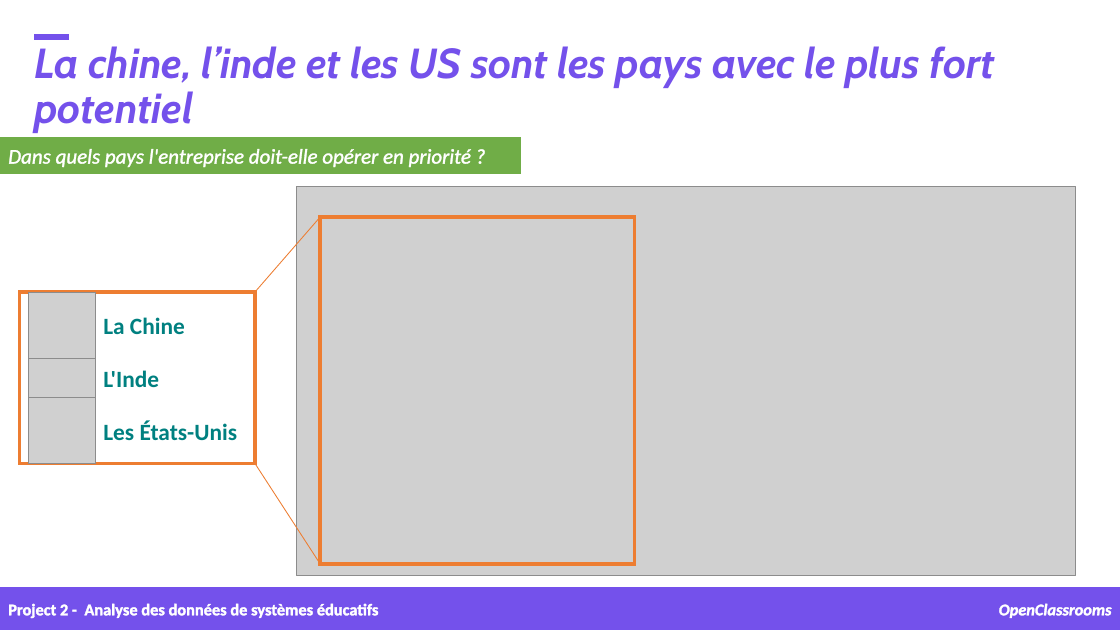
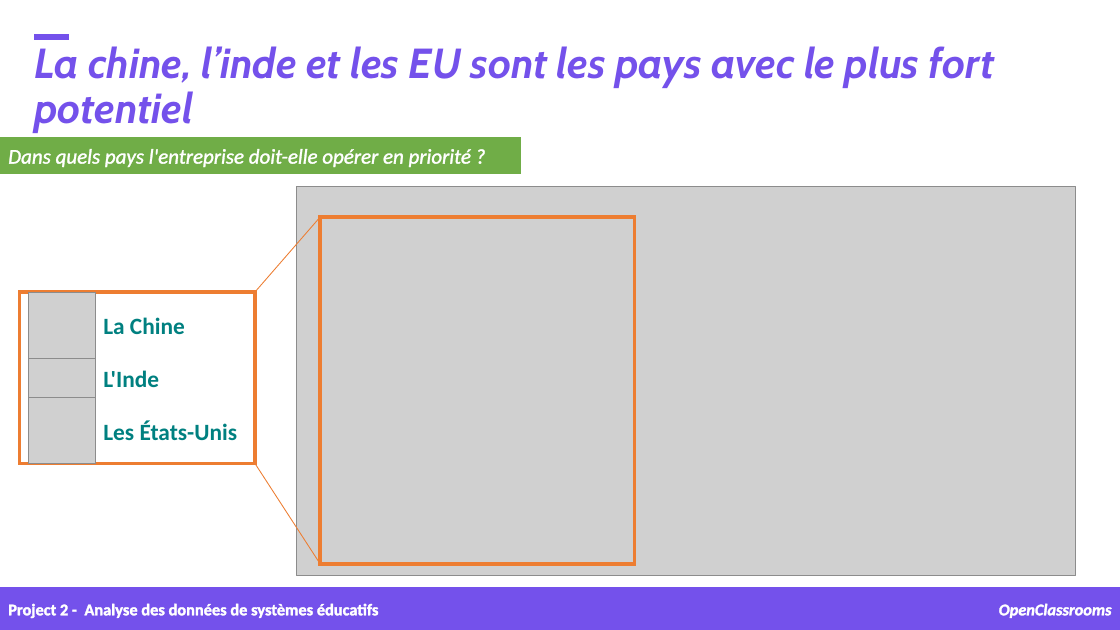
Before and after one commit to samirhinojosa/OC-P2-education-statistics, a slide deck: slide 16 of supports/P2_02_presentation v2 - final.pptx. Drawn at 1120x630 pixels with LibreOffice and Linux fonts; fonts in the diff are those of the drawing; grey boxes stand for pictures; background and template pictures are left out. Boxes give left, top, right and bottom in pixels: in the first picture for what was removed or moved away, otherwise in the second. Text is boxed around its words. In the diff, an @@ line names an element or a change of style, - is before the commit and + after.

```diff
--- a/supports/P2_02_presentation v2 - final.pptx
+++ b/supports/P2_02_presentation v2 - final.pptx
@@ text at box(34, 46, 994, 133): text changed @@
-La chine, l’inde et les US sont les pays avec le plus fort potentiel
+La chine, l’inde et les EU sont les pays avec le plus fort potentiel
```
Also in this commit, not shown: 8 other slides changed, 5 other files.
